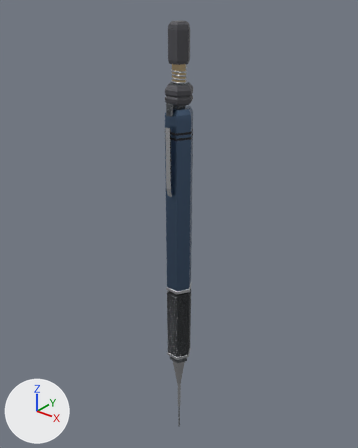
Two versions of the glTF model public/models/desktop/mechanical-pencil.glb, one commit apart.
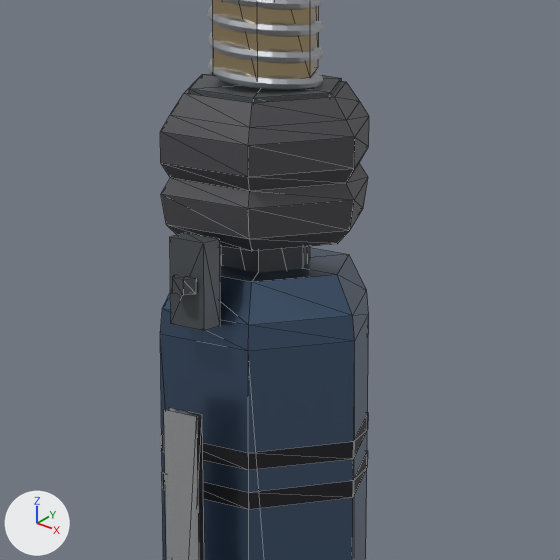
The first picture shows the older version from a camera (50 mm lens) standing at (9.13, -11.43, 9.03) and looking at (-0.34, 0.42, 1.69). The close-ups show the older and then the newer version on the part from 40% to 61% of the width and 16% to 33% of the height of that picture. Only the edits that show in the close-ups are written down. Lighting does not change. The marker at lower left points along +X, +Y and +Z. The close-ups show mesh edges as thin lines. Where no turn or scale is listed for an object, it has been applied to the vertices. Vertices at exactly the same position are counted once.

In view in the first close-up: 'actuatorSleeve', 'barrelGrooves', 'barrelHex', 'buttonSpring', 'clipBlade', 'clipFoot', 'eraserSleeve', 'topCollar', 'washerTop' and 1 more.
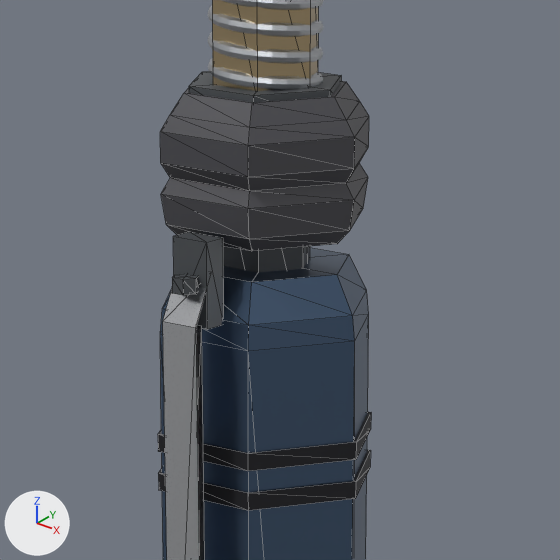
The change, as a diff of the scene's bpy script:
```diff
--- a/public/models/desktop/mechanical-pencil.glb.py
+++ b/public/models/desktop/mechanical-pencil.glb.py
@@ me_barrelgrooves @@
 # used by ob_barrelgrooves; location = (0.0, 0.0, 2.6)
-me_barrelgrooves.from_pydata(...)  # 28 vertices, 48 faces; spans x -0.452..0.452, y -0.391..0.391, z 2.265..2.495
+me_barrelgrooves.from_pydata(...)  # 28 vertices, 48 faces; spans x -0.465..0.465, y -0.403..0.403, z 2.265..2.495
+# me_barrelgrooves part 1: the whole mesh is scaled about its middle by (1.03, 1.03, 1)
 me_barrelgrooves.materials.append(mat_recess)
@@ me_clipblade @@
 # used by ob_clipblade; location = (0.0, 0.0, 4.85)
 # verts and faces of me_clipblade; kept vertices keep their numbers, new ones are numbered from 10
 # before: 0 (-0.09, -0.52, -1.5), 1 (-0.09, -0.54, 0.4) at pixel (163, 409), 2 (0.09, -0.54, 0.4) at pixel (196, 416), 3 (0.09, -0.52, -1.5), 6 (0.09, -0.5, 0.4) at pixel (202, 414)
 # before: 7 (-0.09, -0.5, 0.4) at pixel (169, 407)
-me_clipblade.from_pydata(...)  # 10 vertices, 6 faces; spans x -0.09..0.09, y -0.54..-0.46, z -1.78..0.4
+me_clipblade.from_pydata(...)  # 12 vertices, 8 faces; spans x -0.09..0.09, y -0.54..-0.44, z -1.78..0.95
+# me_clipblade part 2
+delete_vertices([1, 2])  # with the faces that use them
+verts[6] = (0.09, -0.5, 0.75)  # moved, pixel (201, 326)
+verts[7] = (-0.09, -0.5, 0.75)  # moved
+verts[10] = (-0.09, -0.54, 0.75)  # pixel (162, 321)
+verts[11] = (0.09, -0.54, 0.75)  # pixel (195, 327)
+verts[12] = (-0.09, -0.44, 0.95)
+verts[13] = (0.09, -0.44, 0.95)  # pixel (211, 271)
+faces += [(0, 10, 11), (0, 11, 3), (10, 12, 13), (10, 13, 11)]
 me_clipblade.materials.append(mat_steel)
@@ ob_clipfoot @@
 ob_clipfoot = bpy.data.objects.new('clipFoot', me_clipfoot)
-ob_clipfoot.location = (0.0, -0.44, 5.75)
+ob_clipfoot.location = (0.0, -0.42, 5.75)
```

Changed parts and their boxes (x1, y1, x2, y2) in the close-ups (560 x 560 px):
'clipBlade', reshaped: before (164, 408, 204, 560); after (163, 287, 207, 560)
'barrelGrooves', rescaled: before (161, 413, 368, 510); after (158, 412, 371, 511)
'clipFoot', moved: before (170, 233, 220, 330); after (173, 232, 224, 330)
part 2 of me_clipblade, built on: before (164, 410, 199, 560); after (163, 287, 207, 560)
